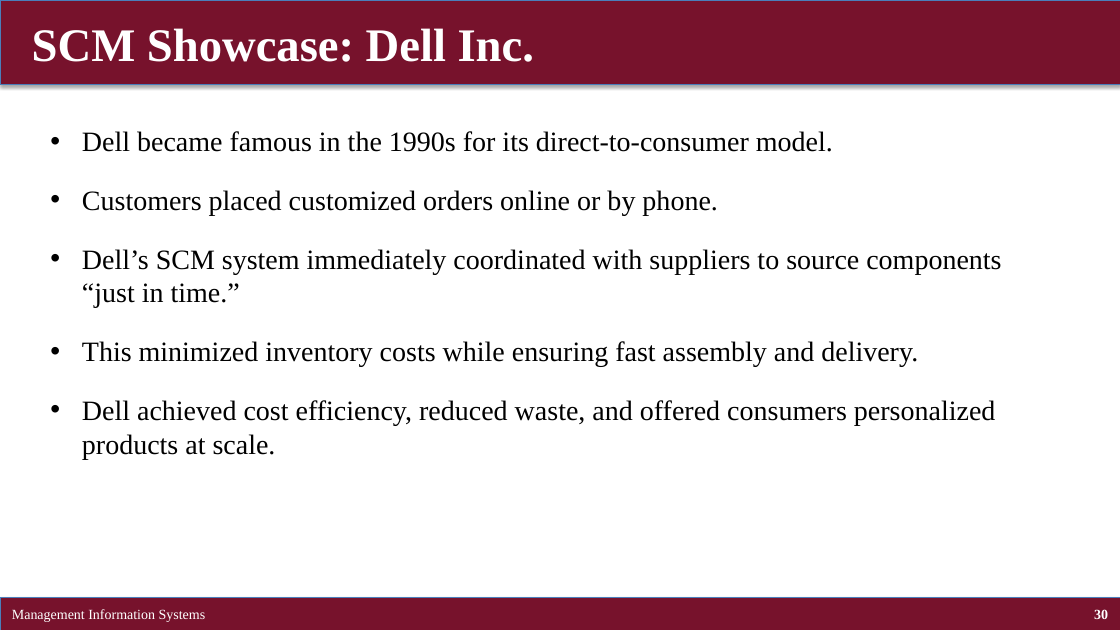
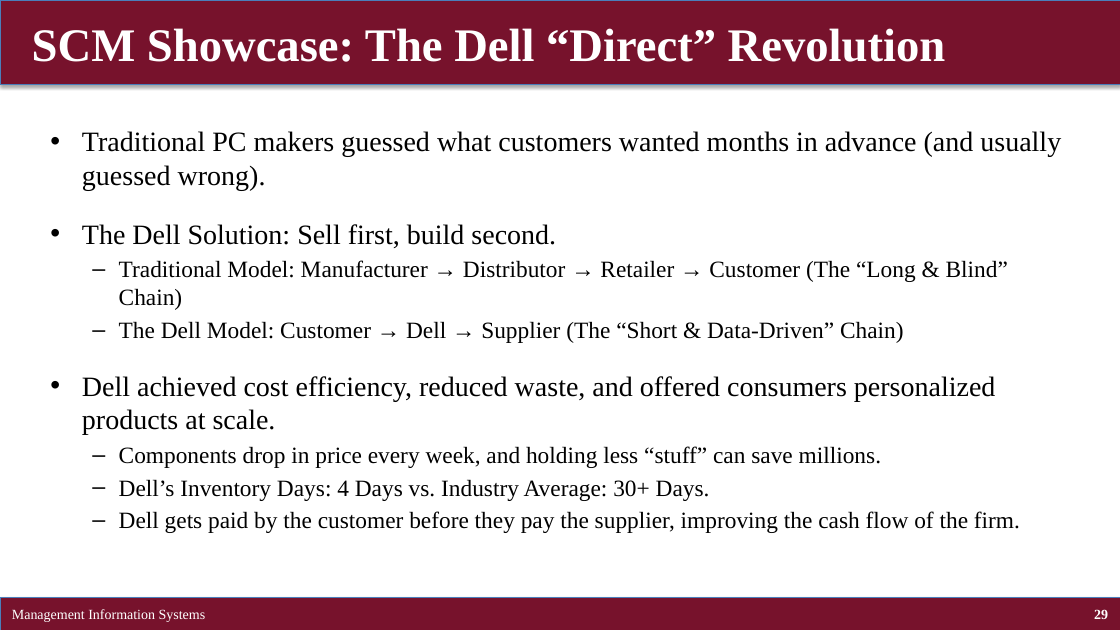
Before and after one commit to brianhwpark/brianhwpark.github.io, a slide deck: slide 29 of files/teaching-resources/concordiacollege-busn-315/busn-315-lecture-note/busn315-ch02.pptx (slide 30 before the commit). Drawn at 1120x630 pixels with LibreOffice and Linux fonts; fonts in the diff are those of the drawing. Boxes give left, top, right and bottom in pixels: in the first picture for what was removed or moved away, otherwise in the second. Text is boxed around its words. In the diff, an @@ line names an element or a change of style, - is before the commit and + after.

```diff
--- a/files/teaching-resources/concordiacollege-busn-315/busn-315-lecture-note/busn315-ch02.pptx
+++ b/files/teaching-resources/concordiacollege-busn-315/busn-315-lecture-note/busn315-ch02.pptx
@@ title at bbox=[32, 28, 946, 62]: text changed @@
-SCM Showcase: Dell Inc.
+SCM Showcase: The Dell “Direct” Revolution
@@ text at bbox=[82, 131, 1061, 343]: text changed; size 24 to 20 pt @@
-• Dell became famous in the 1990s for its direct-to-consumer model.
-• Customers placed customized orders online or by phone.
-• Dell’s SCM system immediately coordinated with suppliers to source components “just in time.”
-• This minimized inventory costs while ensuring fast assembly and delivery.
+• Traditional PC makers guessed what customers wanted months in advance (and usually guessed wrong).
+• The Dell Solution: Sell first, build second.
+  – Traditional Model: Manufacturer → Distributor → Retailer → Customer (The “Long & Blind” Chain)
+  – The Dell Model: Customer → Dell → Supplier (The “Short & Data-Driven” Chain)
@@ text at bbox=[119, 446, 1020, 533]: paragraphs added @@
+  – Components drop in price every week, and holding less “stuff” can save millions.
+  – Dell’s Inventory Days: 4 Days vs. Industry Average: 30+ Days.
+  – Dell gets paid by the customer before they pay the supplier, improving the cash flow of the firm.
@@ page number at bbox=[1094, 609, 1108, 619]: text changed @@
-30
+29
```
Also in this commit, not shown: 40 other slides changed, 6 slides added, 4 slides removed, 9 other files.
